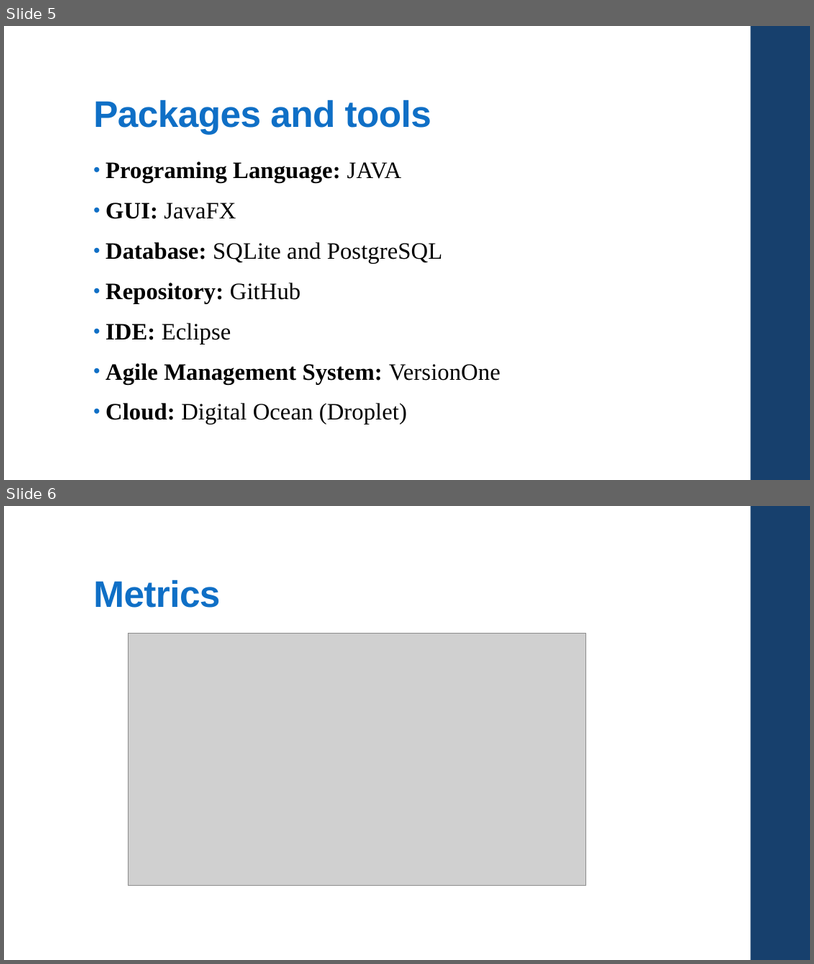
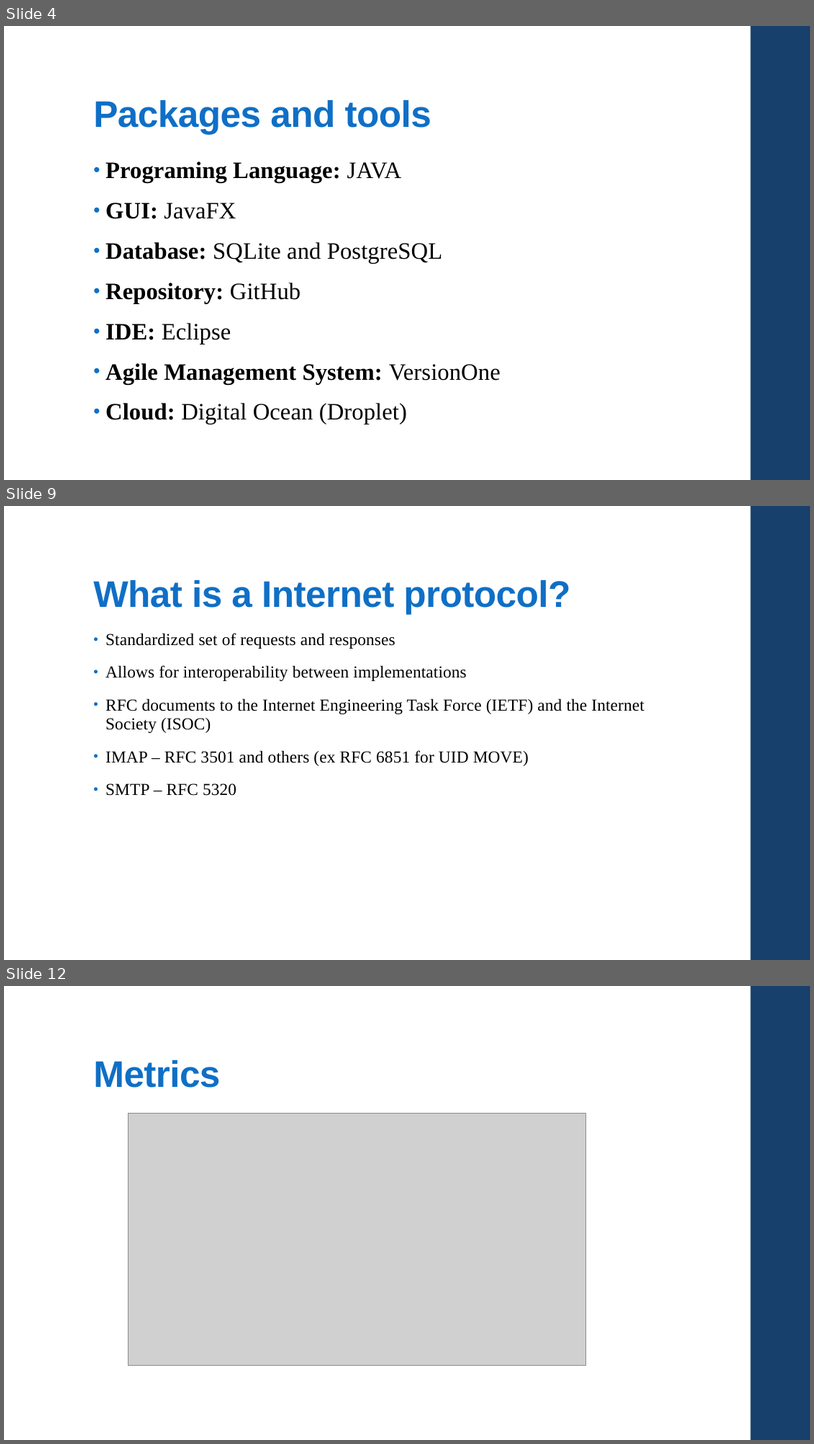
Before and after one commit to csc4350adept/csc4350, a slide deck: Documentation/Pres.pptx. Shown one above the other, each under a label of ours: slides 5 and 6 before the commit, slides 4, 9 and 12 after it; the slides between them are not shown. The pictures are 814x964 and 814x1444 pixels, drawn with LibreOffice and Linux fonts; fonts in the diff are those of the drawing; grey boxes stand for pictures. Boxes give left, top, right and bottom in pixels: in the first picture for what was removed or moved away, otherwise in the second. Text is boxed around its words. In the diff, an @@ line names an element or a change of style, - is before the commit and + after.

```diff
--- a/Documentation/Pres.pptx
+++ b/Documentation/Pres.pptx
@@ slide 9 added at <box>4,506,810,960</box>, background #FFFFFF; not listed: 1 template element that a slide beside it also shows @@
@@ title added at <box>93,579,571,614</box>, 44 pt, text #0F6FC6, bold @@
+What is a Internet protocol?
@@ text added at <box>106,633,644,795</box>, 20 pt, text #000000 @@
+• Standardized set of requests and responses
+• Allows for interoperability between implementations
+• RFC documents to the Internet Engineering Task Force (IETF) and the Internet Society (ISOC)
+• IMAP – RFC 3501 and others (ex RFC 6851 for UID MOVE)
+• SMTP – RFC 5320
@@ what was slide 5 is now slide 4 @@
@@ what was slide 6 is now slide 12 @@
```
Also in this commit, not shown: 2 slides changed, 7 other slides added, 4 slides removed, 5 other files.
